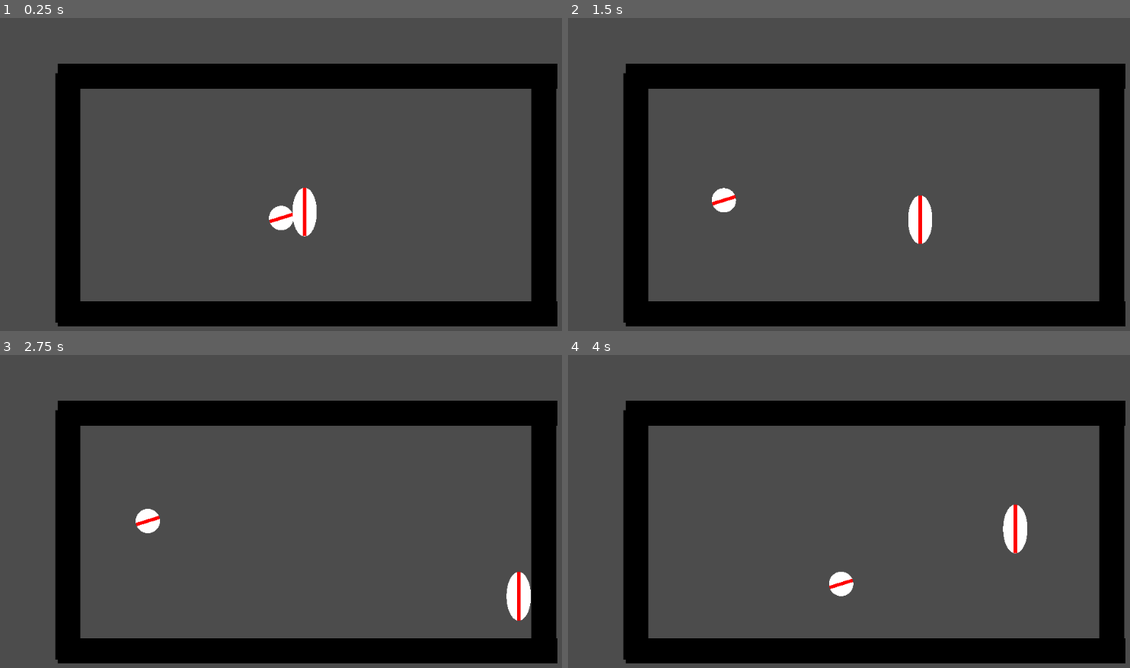
Above: before the commit, frames 1-4 (two rows, left to right).
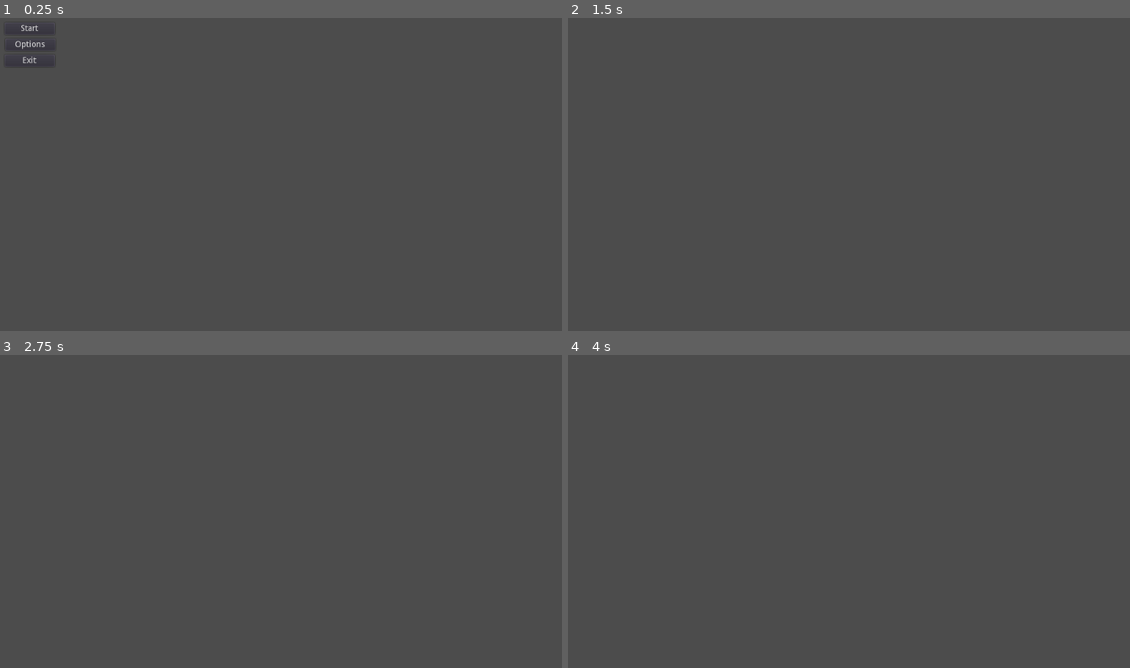
Above: after the commit, the same moments.

Repository: xBLACKxSNAKEx/Pang
Game: Godot game, scene res://Start.tscn
Same seed, same stepped clock (60 frames per second), same inputs: the game is played once before the commit and once after it. Before the commit the project starts from res://Scenes/Game.tscn.
Inputs (mouse positions are in pixels of both pictures, inside the frame that each line leads up to):
- Up to frame 1 (0.25 s): no input
- Up to frame 2 (1.5 s): click (596, 46) at 0.5 s, where only the run after the commit has a clickable "Options"; move the mouse to (1006, 177) at 1.27 s; hold Right (ui_right) from 1.28 s (still down); hold Up (ui_up) from 1.28 s (still down); click (1006, 177) at 1.42 s
- Up to frame 3 (2.75 s): keep holding Right (ui_right); move the mouse to (185, 552) at 2.02 s; release Up (ui_up) at 2.03 s; tap Up (ui_up) at 2.1, 2.27, 2.57 s; click (185, 552) at 2.17 s
- Up to frame 4 (4 s): move the mouse to (933, 455) at 2.77 s; release Right (ui_right) at 2.78 s; hold Left (ui_left) 2.78-3.53 s; hold Up (ui_up) 2.78-3.53 s; click (933, 455) at 2.92 s; move the mouse to (843, 605) at 3.52 s; hold Right (ui_right) from 3.53 s (still down); tap Up (ui_up) at 3.6, 3.77 s; click (843, 605) at 3.67 s

The runs differ from the first frame. In frame 1, 21% of the frame differs, in the area x 2-100%, y 2-99%; in frame 2, 21%; in frame 3, 21%; in frame 4, 21%.

Commit message:
Dynamic map loading, spawning balls in editor specified locations

Diff:
--- a/Scenes/Ball.tscn
+++ b/Assets/Ball/Scenes/Ball.tscn
@@ -1,7 +1,7 @@
 [gd_scene load_steps=5 format=2]
 
-[ext_resource path="res://Scripts/Ball.gd" type="Script" id=1]
-[ext_resource path="res://Assets/Ball.svg" type="Texture" id=2]
+[ext_resource path="res://Assets/Ball/Scripts/Ball.gd" type="Script" id=1]
+[ext_resource path="res://Assets/Ball/Ball.svg" type="Texture" id=2]
 
 [sub_resource type="PhysicsMaterial" id=1]
 friction = 0.0
@@ -12,7 +12,8 @@
 [node name="Node2D" type="Node2D"]
 
 [node name="Ball" type="RigidBody2D" parent="."]
-rotation = 1.26885
+collision_layer = 4
+collision_mask = 5
 mode = 2
 physics_material_override = SubResource( 1 )
 contacts_reported = 1
--- a/Scripts/Ball.gd
+++ b/Assets/Ball/Scripts/Ball.gd
@@ -1,6 +1,6 @@
 extends RigidBody2D
 
-var d = 1
+var d = 4
 
 onready var start_time = OS.get_ticks_msec()
 
@@ -19,12 +19,20 @@
 		apply_central_impulse(-normalized*10)
 	pass
 
+func _on_Area2D_body_entered(body):
+	if body.get_collision_layer_bit(4):
+		if d == 0:
+			queue_free()
+		else:
+			split()
+	pass # Replace with function body.
+
 func split():
 	d-=1
 	var dup = duplicate()
-
-	get_parent().add_child(dup)
+	dup.d = d
+	var Map_Object = get_parent()
+	Map_Object.add_child(dup)
 	apply_impulse(Vector2(0,0), Vector2(100, 0))
 	dup.apply_impulse(Vector2(0,0), Vector2(-100, 0))
-	dup.d = d
 	pass
--- /dev/null
+++ b/Assets/GUI/MapButton/MapBtn.gd
@@ -0,0 +1,8 @@
+extends Button
+
+var mapID = -1;
+
+func _on_Map1_button_down():
+	global.map = mapID;
+	global.play();
+	pass
--- /dev/null
+++ b/Assets/GUI/MapButton/MapBtn.tscn
@@ -0,0 +1,14 @@
+[gd_scene load_steps=2 format=2]
+
+[ext_resource path="res://Assets/GUI/MapButton/MapBtn.gd" type="Script" id=1]
+
+[node name="Node" type="Node"]
+
+[node name="Map1" type="Button" parent="."]
+text = "Random (1)"
+script = ExtResource( 1 )
+__meta__ = {
+"_edit_use_anchors_": false
+}
+
+[connection signal="button_down" from="Map1" to="Map1" method="_on_Map1_button_down"]
--- /dev/null
+++ b/Assets/GUI/menu.gd
@@ -0,0 +1,96 @@
+extends Node
+
+var startMenuId = 0;
+var playMenuId = 1;
+var gamemodeMenuId = 2;
+var mapMenuId = 3;
+var savesMenuId = 4;
+var optionsMenuId = 5;
+var difficultyMenuId = 6;
+
+func _ready():
+	# TODO: check stage1&2 maps and create buttons for them
+	# TODO: check stage3 maps and create buttons for them
+	_select_menu(startMenuId);
+	pass
+
+func _on_Start_button_down():
+	_select_menu(playMenuId);
+	pass
+
+func _on_BackBtn_button_down():
+	_select_menu(startMenuId);
+	pass
+
+func _on_NewGameBtn_button_down():
+	_select_menu(gamemodeMenuId);
+	pass
+
+func _on_BackBtn1_button_down():
+	_select_menu(playMenuId);
+	pass
+
+func _on_RandomBtn_button_down():
+	global.mode = 1;
+	_select_menu(difficultyMenuId);
+	pass
+
+func _on_SelectBtn_button_down():
+	global.mode = 2;
+	_select_menu(difficultyMenuId);
+	pass
+
+func _on_EndlessBtn_button_down():
+	global.mode = 3;
+	_select_menu(difficultyMenuId);
+	pass
+
+func _on_EasyBtn_button_down():
+	global.difficulty = 1;
+	_select_menu(mapMenuId);
+	pass
+
+func _on_MediumBtn_button_down():
+	global.difficulty = 2;
+	_select_menu(mapMenuId);
+	pass
+
+func _on_HardBtn_button_down():
+	global.difficulty = 3;
+	_select_menu(mapMenuId);
+	pass
+
+func _on_BackMapBtn_button_down():
+	_select_menu(difficultyMenuId);
+	pass
+
+func _on_BackDiffBtn_button_down():
+	_select_menu(gamemodeMenuId);
+	pass
+
+func _on_Options_button_down():
+	_select_menu(optionsMenuId);
+	pass
+
+func _on_ExitBtn_button_down():
+	get_tree().quit();
+	pass
+
+func _select_menu(id):
+	for node in get_child(startMenuId).get_children():
+		node.visible = 0;
+	for node in get_child(playMenuId).get_children():
+		node.visible = 0;
+	for node in get_child(gamemodeMenuId).get_children():
+		node.visible = 0;
+	for node in get_child(mapMenuId).get_children():
+		node.visible = 0;
+	for node in get_child(savesMenuId).get_children():
+		node.visible = 0;
+	for node in get_child(optionsMenuId).get_children():
+		node.visible = 0;
+	for node in get_child(difficultyMenuId).get_children():
+		node.visible = 0;
+	for node in get_child(id).get_children():
+		node.visible = 1;
+	pass
--- /dev/null
+++ b/Assets/Maps/Map1.tscn
@@ -0,0 +1,98 @@
+[gd_scene load_steps=5 format=2]
+
+[sub_resource type="ProxyTexture" id=1]
+
+[sub_resource type="PhysicsMaterial" id=2]
+bounce = 1.0
+
+[sub_resource type="RectangleShape2D" id=3]
+extents = Vector2( 21, 10 )
+
+[sub_resource type="ProxyTexture" id=4]
+
+[node name="Node2D" type="Node2D"]
+
+[node name="SpawnPoints" type="Node" parent="."]
+
+[node name="SpriteEasy" type="Sprite" parent="SpawnPoints"]
+position = Vector2( -150, -50 )
+scale = Vector2( 12, 12 )
+texture = SubResource( 1 )
+
+[node name="Sprite2" type="Sprite" parent="SpawnPoints"]
+position = Vector2( -75, -50 )
+scale = Vector2( 12, 12 )
+texture = SubResource( 1 )
+
+[node name="Sprite5" type="Sprite" parent="SpawnPoints"]
+position = Vector2( 0, -50 )
+scale = Vector2( 12, 12 )
+texture = SubResource( 1 )
+
+[node name="Sprite3" type="Sprite" parent="SpawnPoints"]
+position = Vector2( 75, -50 )
+scale = Vector2( 12, 12 )
+texture = SubResource( 1 )
+
+[node name="Sprite4Easy" type="Sprite" parent="SpawnPoints"]
+position = Vector2( 150, -50 )
+scale = Vector2( 12, 12 )
+texture = SubResource( 1 )
+
+[node name="CEILING" type="StaticBody2D" parent="."]
+position = Vector2( 0, -100 )
+scale = Vector2( 10, 1 )
+collision_mask = 3
+physics_material_override = SubResource( 2 )
+
+[node name="CollisionShape2D" type="CollisionShape2D" parent="CEILING"]
+shape = SubResource( 3 )
+
+[node name="Sprite" type="Sprite" parent="CEILING"]
+position = Vector2( 0.25, -1.00001 )
+scale = Vector2( 42, 21 )
+texture = SubResource( 4 )
+
+[node name="LEFT" type="StaticBody2D" parent="."]
+position = Vector2( -200, 0 )
+rotation = 1.5708
+scale = Vector2( 5, 1 )
+collision_mask = 3
+physics_material_override = SubResource( 2 )
+
+[node name="CollisionShape2D" type="CollisionShape2D" parent="LEFT"]
+shape = SubResource( 3 )
+
+[node name="Sprite" type="Sprite" parent="LEFT"]
+position = Vector2( 0.25, -1.00001 )
+scale = Vector2( 42, 21 )
+texture = SubResource( 4 )
+
+[node name="FLOOR" type="StaticBody2D" parent="."]
+position = Vector2( 0, 100 )
+scale = Vector2( 10, 1 )
+collision_mask = 3
+physics_material_override = SubResource( 2 )
+
+[node name="CollisionShape2D" type="CollisionShape2D" parent="FLOOR"]
+shape = SubResource( 3 )
+
+[node name="Sprite" type="Sprite" parent="FLOOR"]
+position = Vector2( 0.25, -1.00001 )
+scale = Vector2( 42, 21 )
+texture = SubResource( 4 )
+
+[node name="RIGHT" type="StaticBody2D" parent="."]
+position = Vector2( 200, 0 )
+rotation = 1.5708
+scale = Vector2( 5, 1 )
+collision_mask = 3
+physics_material_override = SubResource( 2 )
+
+[node name="CollisionShape2D" type="CollisionShape2D" parent="RIGHT"]
+shape = SubResource( 3 )
+
+[node name="Sprite" type="Sprite" parent="RIGHT"]
+position = Vector2( 0.25, -1.00001 )
+scale = Vector2( 42, 21 )
+texture = SubResource( 4 )
--- /dev/null
+++ b/Assets/Player/Scenes/Player.tscn
@@ -0,0 +1,28 @@
+[gd_scene load_steps=4 format=2]
+
+[ext_resource path="res://Assets/Player/playerColliderShape.tres" type="Shape2D" id=1]
+[ext_resource path="res://Assets/Player/Scripts/Player.gd" type="Script" id=2]
+[ext_resource path="res://Assets/Ball/Ball.svg" type="Texture" id=3]
+
+[node name="Node2D" type="Node2D"]
+
+[node name="KinematicBody2D" type="KinematicBody2D" parent="."]
+collision_layer = 2
+collision_mask = 3
+script = ExtResource( 2 )
+
+[node name="Collider" type="CollisionShape2D" parent="KinematicBody2D"]
+shape = ExtResource( 1 )
+
+[node name="IMG" type="Sprite" parent="KinematicBody2D"]
+scale = Vector2( 0.02, 0.04 )
+texture = ExtResource( 3 )
+
+[node name="Area2D" type="Area2D" parent="KinematicBody2D"]
+collision_layer = 2
+collision_mask = 5
+
+[node name="CollisionShape2D" type="CollisionShape2D" parent="KinematicBody2D/Area2D"]
+shape = ExtResource( 1 )
+
+[connection signal="body_entered" from="KinematicBody2D/Area2D" to="KinematicBody2D" method="_on_Area2D_body_entered"]
--- /dev/null
+++ b/Assets/Player/Scripts/Player.gd
@@ -0,0 +1,59 @@
+extends KinematicBody2D
+
+const GRAVITY = 200.0
+const WALK_SPEED = 100
+const JUMP = 150
+
+const INVINCIBILITY_TIME = 1.5
+
+var lifes_left = 5
+
+var velocity = Vector2()
+var last_death = OS.get_ticks_msec()
+
+var click = 0
+
+func setLifes(lifes):
+	lifes_left = lifes
+pass
+
+func _physics_process(delta):
+	var jump = false
+	velocity.y += delta * GRAVITY
+
+	if Input.is_action_pressed("ui_left"):
+		velocity.x = -WALK_SPEED
+	elif Input.is_action_pressed("ui_right"):
+		velocity.x =  WALK_SPEED
+	else:
+		velocity.x = 0
+
+	var _a = move_and_slide(velocity, Vector2(0, -1))
+
+	if OS.get_ticks_msec() - last_death <= INVINCIBILITY_TIME * 1000:
+		if OS.get_ticks_msec() - click > 150:
+			click = OS.get_ticks_msec()
+			get_child(1).modulate.a = -get_child(1).modulate.a
+	else:
+		get_child(1).modulate.a = 1
+
+	if Input.is_action_pressed("ui_up"):
+		if is_on_floor():
+			if not jump:
+				velocity.y = -JUMP
+				jump = true
+		else:
+			jump = false
+	_a = move_and_slide(velocity, Vector2(0, -1), true, 4, 0.785398, true)
+	pass
+
+
+func _on_Area2D_body_entered(body):
+	if body.get_collision_layer_bit(2):
+		if OS.get_ticks_msec() - last_death > INVINCIBILITY_TIME * 1000:
+			last_death = OS.get_ticks_msec()
+			lifes_left-=1
+			print(lifes_left)
+			if lifes_left <= 0:
+				get_tree().paused = true
+	pass # Replace with function body.
--- /dev/null
+++ b/Assets/Player/playerColliderShape.tres
@@ -0,0 +1,3 @@
+[gd_resource type="CapsuleShape2D" format=2]
+
+[resource]
--- /dev/null
+++ b/Game.tscn
@@ -0,0 +1,12 @@
+[gd_scene load_steps=2 format=2]
+
+[ext_resource path="res://startGame.gd" type="Script" id=1]
+
+[node name="Node2D" type="Node2D"]
+
+[node name="Camera2D" type="Camera2D" parent="."]
+current = true
+zoom = Vector2( 0.5, 0.5 )
+
+[node name="MAP" type="Node2D" parent="."]
+script = ExtResource( 1 )
--- a/Scenes/Game.tscn
+++ /dev/null
@@ -1,78 +0,0 @@
-[gd_scene load_steps=5 format=2]
-
-[ext_resource path="res://Scripts/startGame.gd" type="Script" id=1]
-
-[sub_resource type="PhysicsMaterial" id=5]
-bounce = 1.0
-
-[sub_resource type="RectangleShape2D" id=2]
-extents = Vector2( 21, 10 )
-
-[sub_resource type="ProxyTexture" id=4]
-
-[node name="Node2D" type="Node2D"]
-
-[node name="Camera2D" type="Camera2D" parent="."]
-current = true
-zoom = Vector2( 0.5, 0.5 )
-
-[node name="MAP" type="Node2D" parent="."]
-script = ExtResource( 1 )
-
-[node name="CEILING" type="StaticBody2D" parent="MAP"]
-position = Vector2( 0, -100 )
-scale = Vector2( 10, 1 )
-collision_mask = 3
-physics_material_override = SubResource( 5 )
-
-[node name="CollisionShape2D" type="CollisionShape2D" parent="MAP/CEILING"]
-shape = SubResource( 2 )
-
-[node name="Sprite" type="Sprite" parent="MAP/CEILING"]
-position = Vector2( 0.25, -1.00001 )
-scale = Vector2( 42, 21 )
-texture = SubResource( 4 )
-
-[node name="LEFT" type="StaticBody2D" parent="MAP"]
-position = Vector2( -200, 0 )
-rotation = 1.5708
-scale = Vector2( 5, 1 )
-collision_mask = 3
-physics_material_override = SubResource( 5 )
-
-[node name="CollisionShape2D" type="CollisionShape2D" parent="MAP/LEFT"]
-shape = SubResource( 2 )
-
-[node name="Sprite" type="Sprite" parent="MAP/LEFT"]
-position = Vector2( 0.25, -1.00001 )
-scale = Vector2( 42, 21 )
-texture = SubResource( 4 )
-
-[node name="FLOOR" type="StaticBody2D" parent="MAP"]
-position = Vector2( 0, 100 )
-scale = Vector2( 10, 1 )
-collision_mask = 3
-physics_material_override = SubResource( 5 )
-
-[node name="CollisionShape2D" type="CollisionShape2D" parent="MAP/FLOOR"]
-shape = SubResource( 2 )
-
-[node name="Sprite" type="Sprite" parent="MAP/FLOOR"]
-position = Vector2( 0.25, -1.00001 )
-scale = Vector2( 42, 21 )
-texture = SubResource( 4 )
-
-[node name="RIGHT" type="StaticBody2D" parent="MAP"]
-position = Vector2( 200, 0 )
-rotation = 1.5708
-scale = Vector2( 5, 1 )
-collision_mask = 3
-physics_material_override = SubResource( 5 )
-
-[node name="CollisionShape2D" type="CollisionShape2D" parent="MAP/RIGHT"]
-shape = SubResource( 2 )
-
-[node name="Sprite" type="Sprite" parent="MAP/RIGHT"]
-position = Vector2( 0.25, -1.00001 )
-scale = Vector2( 42, 21 )
-texture = SubResource( 4 )
--- a/Scenes/Player.tscn
+++ /dev/null
@@ -1,20 +0,0 @@
-[gd_scene load_steps=4 format=2]
-
-[ext_resource path="res://Scripts/Player.gd" type="Script" id=1]
-[ext_resource path="res://Assets/Ball.svg" type="Texture" id=2]
-
-[sub_resource type="CapsuleShape2D" id=2]
-
-[node name="Node2D" type="Node2D"]
-
-[node name="KinematicBody2D" type="KinematicBody2D" parent="."]
-collision_layer = 2
-collision_mask = 2
-script = ExtResource( 1 )
-
-[node name="Collider" type="CollisionShape2D" parent="KinematicBody2D"]
-shape = SubResource( 2 )
-
-[node name="IMG" type="Sprite" parent="KinematicBody2D"]
-scale = Vector2( 0.02, 0.04 )
-texture = ExtResource( 2 )
--- a/Scripts/Player.gd
+++ /dev/null
@@ -1,27 +0,0 @@
-extends KinematicBody2D
-
-const GRAVITY = 200.0
-const WALK_SPEED = 100
-const JUMP = 150
-
-var velocity = Vector2()
-
-func _physics_process(delta):
-	var jump = false
-	velocity.y += delta * GRAVITY
-
-	if Input.is_action_pressed("ui_left"):
-		velocity.x = -WALK_SPEED
-	elif Input.is_action_pressed("ui_right"):
-		velocity.x =  WALK_SPEED
-	else:
-		velocity.x = 0
-
-	move_and_slide(velocity, Vector2(0, -1))
-
-	if Input.is_action_pressed("ui_up"):
-		if is_on_floor() and not jump:
-			velocity.y = -JUMP
-			jump = true
-	move_and_slide(velocity, Vector2(0, -1), true, 4, 0.785398, true)
-	pass
--- a/Scripts/startGame.gd
+++ /dev/null
@@ -1,35 +0,0 @@
-extends Node2D
-
-export(PackedScene) var ball_scene = preload("res://Scenes/Ball.tscn")
-export(PackedScene) var player_scene = preload("res://Scenes/Player.tscn")
-
-var rng = RandomNumberGenerator.new()
-
-# Called when the node enters the scene tree for the first time.
-func _ready():
-	rng.randomize()
-	spawn_ball(Vector2(0,0))
-	var instance = player_scene.instance()
-	add_child(instance)
-	pass
-
-#func _unhandled_input(event):
-#	if event.is_echo():
-#		return
-#	if event is InputEventMouseButton and event.is_pressed():
-#		if event.button_index == BUTTON_LEFT:
-#			spawn_ball(get_global_mouse_position())
-
-
-func spawn_ball(spawn_global_position):
-	var instance = ball_scene.instance()
-	instance.global_position = spawn_global_position
-	add_child(instance)
-
-	var angle = (2 * PI * rng.randf_range(5, 60))/360
-	var force = rng.randf_range(90,150)
-
-	if rng.randi() % 2 == 1:
-		instance.get_node("Ball").apply_central_impulse(Vector2(sin(angle) * force, cos(angle)*force))
-	else:
-		instance.get_node("Ball").apply_central_impulse(Vector2(sin(2*PI-angle) * force, cos(2*PI - angle)*force))
--- /dev/null
+++ b/Start.tscn
@@ -0,0 +1,199 @@
+[gd_scene load_steps=2 format=2]
+
+[ext_resource path="res://Assets/GUI/menu.gd" type="Script" id=1]
+
+[node name="Control" type="Control"]
+anchor_right = 1.0
+anchor_bottom = 1.0
+__meta__ = {
+"_edit_use_anchors_": false
+}
+
+[node name="Menus" type="Node" parent="."]
+script = ExtResource( 1 )
+
+[node name="StartMenu" type="Node" parent="Menus"]
+
+[node name="StartBtn" type="Button" parent="Menus/StartMenu"]
+margin_left = 8.0
+margin_top = 8.0
+margin_right = 92.0
+margin_bottom = 28.0
+action_mode = 0
+text = "Start"
+__meta__ = {
+"_edit_use_anchors_": false
+}
+
+[node name="OptionsBtn" type="Button" parent="Menus/StartMenu"]
+margin_left = 9.0
+margin_top = 35.0
+margin_right = 93.0
+margin_bottom = 55.0
+text = "Options"
+__meta__ = {
+"_edit_use_anchors_": false
+}
+
+[node name="ExitBtn" type="Button" parent="Menus/StartMenu"]
+margin_left = 8.0
+margin_top = 62.0
+margin_right = 92.0
+margin_bottom = 82.0
+text = "Exit"
+__meta__ = {
+"_edit_use_anchors_": false
+}
+
+[node name="PlayMenu" type="Node" parent="Menus"]
+
+[node name="NewGameBtn" type="Button" parent="Menus/PlayMenu"]
+margin_left = 105.0
+margin_top = 7.0
+margin_right = 189.0
+margin_bottom = 27.0
+text = "New Game"
+__meta__ = {
+"_edit_use_anchors_": false
+}
+
+[node name="LoadGameBtn" type="Button" parent="Menus/PlayMenu"]
+margin_left = 106.0
+margin_top = 34.0
+margin_right = 190.0
+margin_bottom = 54.0
+text = "Load"
+__meta__ = {
+"_edit_use_anchors_": false
+}
+
+[node name="BackBtn" type="Button" parent="Menus/PlayMenu"]
+margin_left = 105.0
+margin_top = 61.0
+margin_right = 189.0
+margin_bottom = 81.0
+text = "Back"
+__meta__ = {
+"_edit_use_anchors_": false
+}
+
+[node name="GamemodeMenu" type="Node" parent="Menus"]
+
+[node name="RandomBtn" type="Button" parent="Menus/GamemodeMenu"]
+margin_left = 205.0
+margin_top = 7.0
+margin_right = 289.0
+margin_bottom = 27.0
+text = "Random (1)"
+__meta__ = {
+"_edit_use_anchors_": false
+}
+
+[node name="SelectBtn" type="Button" parent="Menus/GamemodeMenu"]
+margin_left = 206.0
+margin_top = 34.0
+margin_right = 290.0
+margin_bottom = 54.0
+disabled = true
+text = "Select (2)"
+__meta__ = {
+"_edit_use_anchors_": false
+}
+
+[node name="EndlessBtn" type="Button" parent="Menus/GamemodeMenu"]
+margin_left = 205.0
+margin_top = 61.0
+margin_right = 289.0
+margin_bottom = 81.0
+disabled = true
+text = "Endless (3)"
+__meta__ = {
+"_edit_use_anchors_": false
+}
+
+[node name="BackBtn" type="Button" parent="Menus/GamemodeMenu"]
+margin_left = 205.0
+margin_top = 87.0
+margin_right = 289.0
+margin_bottom = 107.0
+text = "Back"
+__meta__ = {
+"_edit_use_anchors_": false
+}
+
+[node name="MapMenuMode2" type="Node" parent="Menus"]
+
+[node name="BackBtn" type="Button" parent="Menus/MapMenuMode2"]
+margin_left = 391.0
+margin_top = 86.0
+margin_right = 475.0
+margin_bottom = 106.0
+text = "Back"
+__meta__ = {
+"_edit_use_anchors_": false
+}
+
+[node name="SavesMenu" type="Node" parent="Menus"]
+
+[node name="OptionsMenu" type="Node" parent="Menus"]
+
+[node name="Difficulty" type="Node" parent="Menus"]
+
+[node name="EasyBtn" type="Button" parent="Menus/Difficulty"]
+margin_left = 299.0
+margin_top = 7.0
+margin_right = 383.0
+margin_bottom = 27.0
+disabled = true
+text = "Easy"
+__meta__ = {
+"_edit_use_anchors_": false
+}
+
+[node name="MediumBtn" type="Button" parent="Menus/Difficulty"]
+margin_left = 300.0
+margin_top = 34.0
+margin_right = 384.0
+margin_bottom = 54.0
+text = "Medium"
+__meta__ = {
+"_edit_use_anchors_": false
+}
+
+[node name="HardBtn" type="Button" parent="Menus/Difficulty"]
+margin_left = 299.0
+margin_top = 61.0
+margin_right = 383.0
+margin_bottom = 81.0
+disabled = true
+text = "Hard"
+__meta__ = {
+"_edit_use_anchors_": false
+}
+
+[node name="BackDiffBtn" type="Button" parent="Menus/Difficulty"]
+margin_left = 299.0
+margin_top = 87.0
+margin_right = 383.0
+margin_bottom = 107.0
+text = "Back"
+__meta__ = {
+"_edit_use_anchors_": false
+}
+
+[node name="MapMenuMode3" type="Node" parent="Menus"]
+
+[connection signal="button_down" from="Menus/StartMenu/StartBtn" to="Menus" method="_on_Start_button_down"]
+[connection signal="button_down" from="Menus/StartMenu/OptionsBtn" to="Menus" method="_on_Options_button_down"]
+[connection signal="button_down" from="Menus/StartMenu/ExitBtn" to="Menus" method="_on_ExitBtn_button_down"]
+[connection signal="button_down" from="Menus/PlayMenu/NewGameBtn" to="Menus" method="_on_NewGameBtn_button_down"]
+[connection signal="button_down" from="Menus/PlayMenu/BackBtn" to="Menus" method="_on_BackBtn_button_down"]
+[connection signal="button_down" from="Menus/GamemodeMenu/RandomBtn" to="Menus" method="_on_RandomBtn_button_down"]
+[connection signal="button_down" from="Menus/GamemodeMenu/SelectBtn" to="Menus" method="_on_SelectBtn_button_down"]
+[connection signal="button_down" from="Menus/GamemodeMenu/EndlessBtn" to="Menus" method="_on_EndlessBtn_button_down"]
+[connection signal="button_down" from="Menus/GamemodeMenu/BackBtn" to="Menus" method="_on_BackBtn1_button_down"]
+[connection signal="button_down" from="Menus/MapMenuMode2/BackBtn" to="Menus" method="_on_BackMapBtn_button_down"]
+[connection signal="button_down" from="Menus/Difficulty/EasyBtn" to="Menus" method="_on_EasyBtn_button_down"]
+[connection signal="button_down" from="Menus/Difficulty/MediumBtn" to="Menus" method="_on_MediumBtn_button_down"]
+[connection signal="button_down" from="Menus/Difficulty/HardBtn" to="Menus" method="_on_HardBtn_button_down"]
+[connection signal="button_down" from="Menus/Difficulty/BackDiffBtn" to="Menus" method="_on_BackDiffBtn_button_down"]
--- /dev/null
+++ b/global.gd
@@ -0,0 +1,23 @@
+extends Node
+
+# play options
+var difficulty = 2;	# 1 - Easy, 2 - Medium, 3 - Hard
+var map = 1;
+var mode = -1;
+var save = "";
+
+# save options
+var player_pos_x = 0;
+var player_pos_y = 0;
+
+var player_momentum_x = 0;
+var player_momentum_y = 0;
+
+var player_lives = -1;
+
+# game options
+
+
+func play():
+	print("[GAME] START");
+	pass
--- a/project.godot
+++ b/project.godot
@@ -11,12 +11,22 @@
 [application]
 
 config/name="Pang"
-run/main_scene="res://Scenes/Game.tscn"
-config/icon="res://Assets/icon.png"
+run/main_scene="res://Start.tscn"
+config/icon="res://icon.png"
+
+[autoload]
+
+global="*res://global.gd"
 
 [global]
 
 unicode=false
+
+[layer_names]
+
+2d_render/layer_1="MAP"
+2d_render/layer_2="Player"
+2d_render/layer_3="Balls"
 
 [physics]
 
@@ -27,4 +37,4 @@
 quality/driver/driver_name="GLES2"
 vram_compression/import_etc=true
 vram_compression/import_etc2=false
-environment/default_environment="res://Assets/default_env.tres"
+environment/default_environment="res://default_env.tres"
--- /dev/null
+++ b/startGame.gd
@@ -0,0 +1,46 @@
+extends Node2D
+
+export(PackedScene) var ball_scene = preload("res://Assets/Ball/Scenes/Ball.tscn")
+export(PackedScene) var player_scene = preload("res://Assets/Player/Scenes/Player.tscn")
+
+var rng = RandomNumberGenerator.new()
+
+# Called when the node enters the scene tree for the first time.
+func _ready():
+	var mapPath = "res://Assets/Maps/Map" + String(global.map) + ".tscn"
+	var next_level_resource = load(mapPath)
+	rng.randomize()
+	var next_level = next_level_resource.instance()
+	add_child(next_level)
+	spawn_balls()
+#	var player = player_scene.instance()
+#	add_child(player)
+#	player.get_child(0).setLifes(1)
+	pass
+
+func spawn_balls():
+	for spawns in get_child(0).get_node("SpawnPoints").get_children():
+		spawns.visible = false
+		var name = spawns.name.to_lower()
+		if "hard" in name: # Hard
+			if global.difficulty > 2:
+				spawn_ball(spawns.position)
+		elif "easy" in name: # Easy
+			spawn_ball(spawns.position)
+		else:	# Normal
+			if global.difficulty > 1:
+				spawn_ball(spawns.position)
+	pass
+
+func spawn_ball(spawn_global_position):
+	var instance = ball_scene.instance()
+	instance.global_position = spawn_global_position
+	add_child(instance)
+
+	var angle = (2 * PI * rng.randf_range(5, 60))/360
+	var force = rng.randf_range(90,150)
+
+	if rng.randi() % 2 == 1:
+		instance.get_node("Ball").apply_central_impulse(Vector2(sin(angle) * force, cos(angle)*force))
+	else:
+		instance.get_node("Ball").apply_central_impulse(Vector2(sin(2*PI-angle) * force, cos(2*PI - angle)*force))
Renamed: Assets/Ball.svg -> Assets/Ball/Ball.svg
Not shown, changed: Assets/Ball/Ball.svg.import
Renamed: Assets/default_env.tres -> default_env.tres
Renamed: Assets/icon.png -> icon.png
Not shown, changed: icon.png.import
